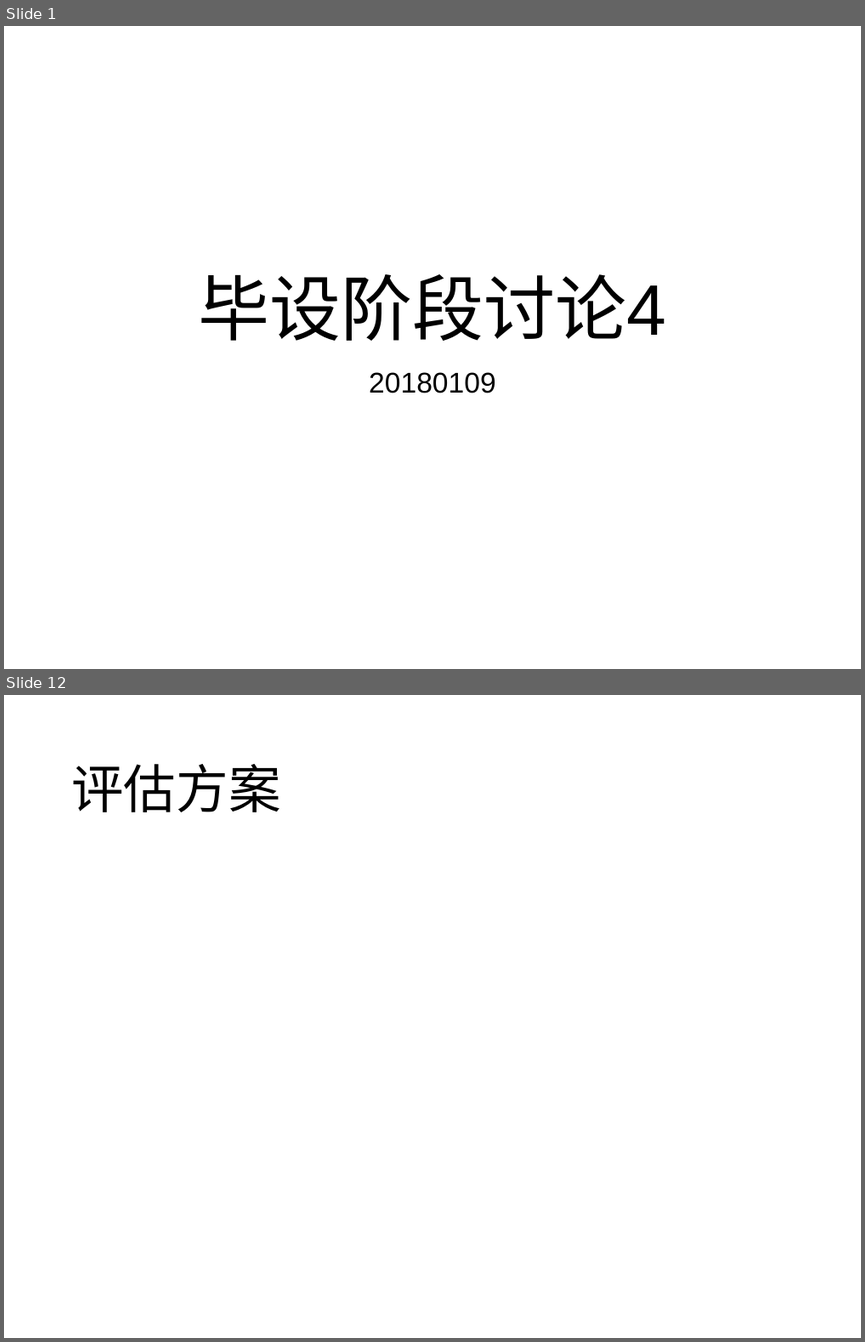
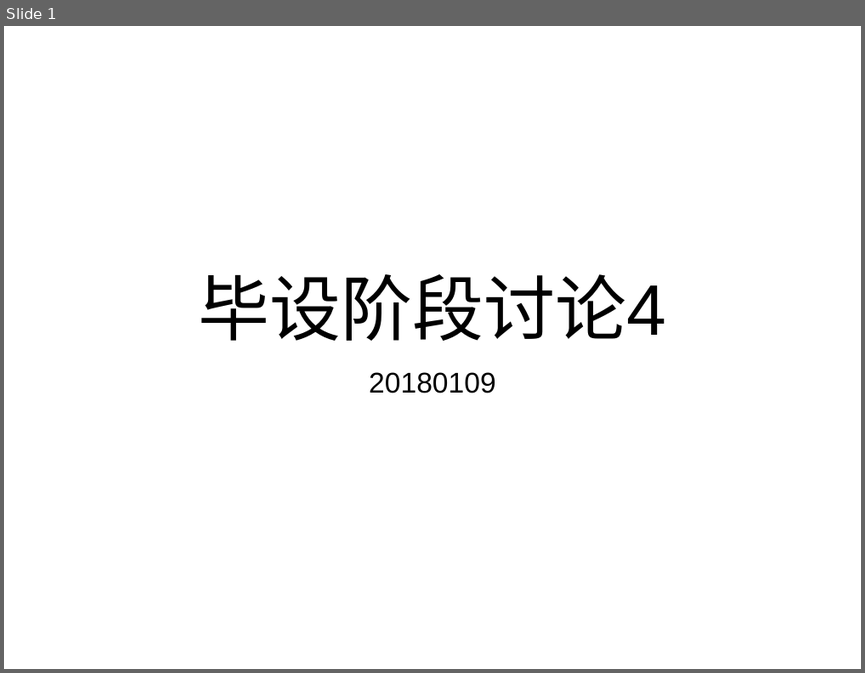
Before and after one commit to wangqing93/ibgp_exp, a slide deck: doc/毕设阶段讨论4.pptx. Shown one above the other, each under a label of ours: slides 1 and 12 before the commit, slide 1 after it; the slides between them are not shown. The pictures are 865x1342 and 865x673 pixels, drawn with LibreOffice and Linux fonts; fonts in the diff are those of the drawing. Boxes give left, top, right and bottom in pixels: in the first picture for what was removed or moved away, otherwise in the second. Text is boxed around its words. In the diff, an @@ line names an element or a change of style, - is before the commit and + after.

```diff
--- a/doc/毕设阶段讨论4.pptx
+++ b/doc/毕设阶段讨论4.pptx
@@ slide 12 removed at (4, 695, 861, 1338), background #FFFFFF @@
@@ title removed at (71, 764, 280, 812) @@
-评估方案
```
Also in this commit, not shown: 9 slides changed, 5 slides added, 1 other slide removed.
